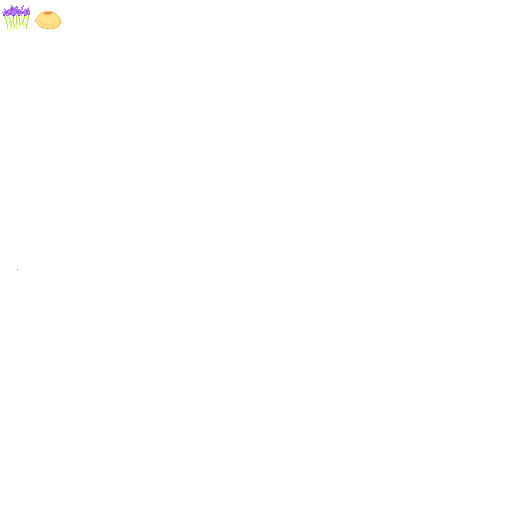
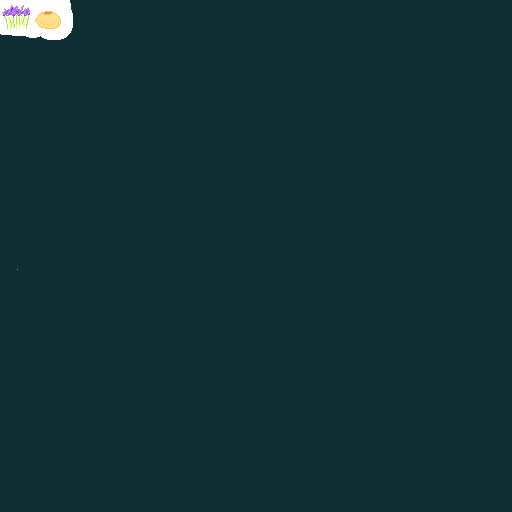
Before/after of a 512×512 layered artwork. What changed in the layer stack:
painted on "Capa de pintura 1 Fusionadas" over [0, 34, 64, 320]
added layer "Capa de pintura 1" over [0, 0, 512, 512]
